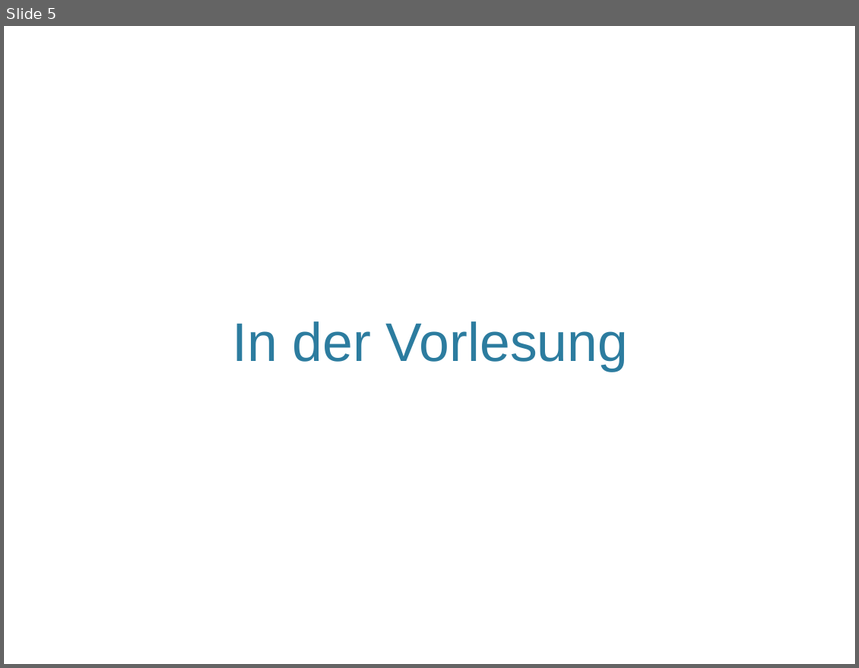
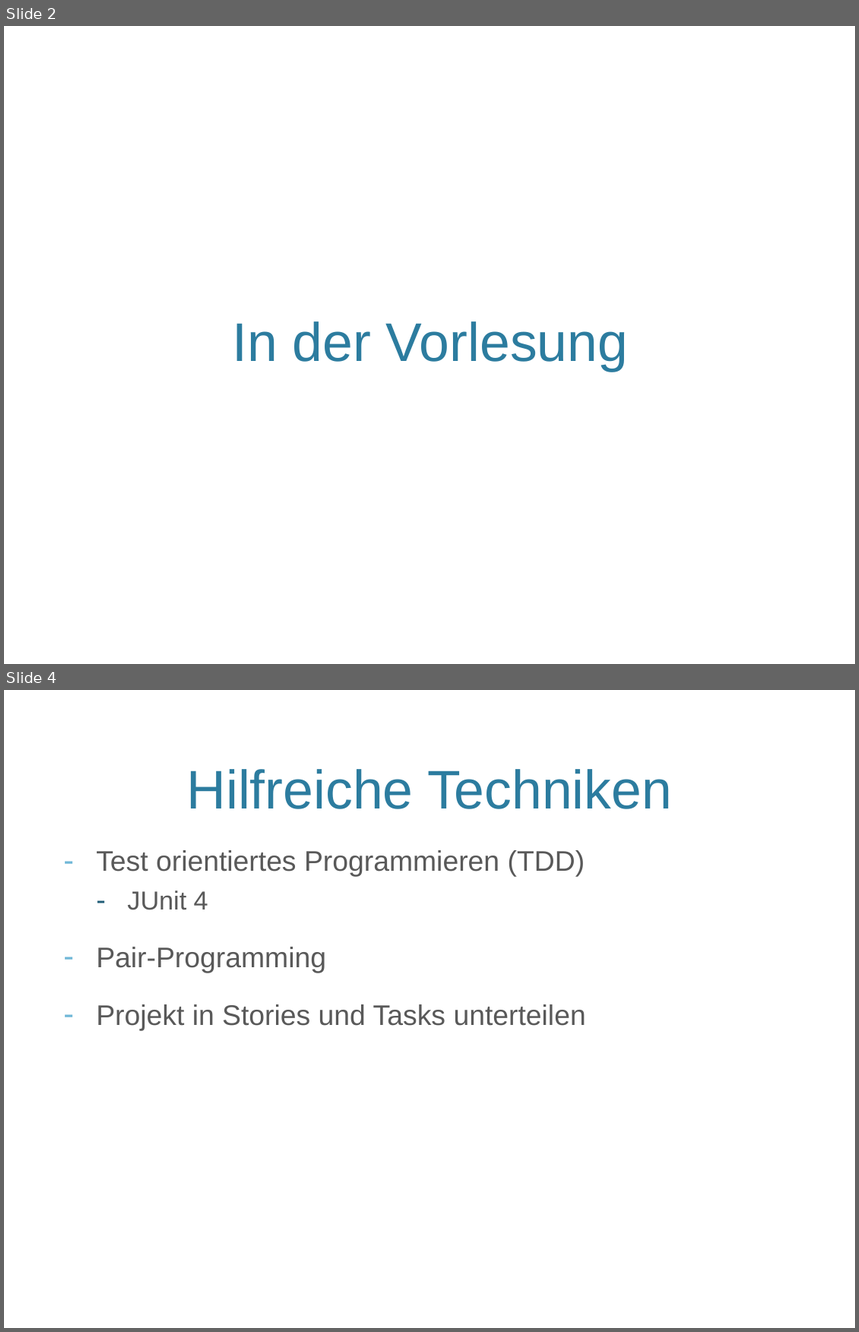
Before and after one commit to SWT-Projektgruppe-2015/Rollenspielmanager, a slide deck: Dokumente/SWT-Vortrag/SWTStudentenVortrag.pptx. Shown one above the other, each under a label of ours: slide 5 before the commit, slides 2 and 4 after it; the slides between them are not shown. The pictures are 859x668 and 859x1332 pixels, drawn with LibreOffice and Linux fonts; fonts in the diff are those of the drawing; background and template pictures are left out. Boxes give left, top, right and bottom in pixels: in the first picture for what was removed or moved away, otherwise in the second. Text is boxed around its words. In the diff, an @@ line names an element or a change of style, - is before the commit and + after.

```diff
--- a/Dokumente/SWT-Vortrag/SWTStudentenVortrag.pptx
+++ b/Dokumente/SWT-Vortrag/SWTStudentenVortrag.pptx
@@ slide 4 added at (4,690,855,1328), background picture (left out) @@
@@ title added at (187,769,672,809), 46 pt, text #2C7C9F @@
+Hilfreiche Techniken
@@ text added at (96,850,586,1030), 24 pt, text #595959 @@
+– Test orientiertes Programmieren (TDD)
+  – JUnit 4
+– Pair-Programming
+– Projekt in Stories und Tasks unterteilen
@@ what was slide 5 is now slide 2 @@
```
Also in this commit, not shown: 3 slides changed, 2 other slides added.
